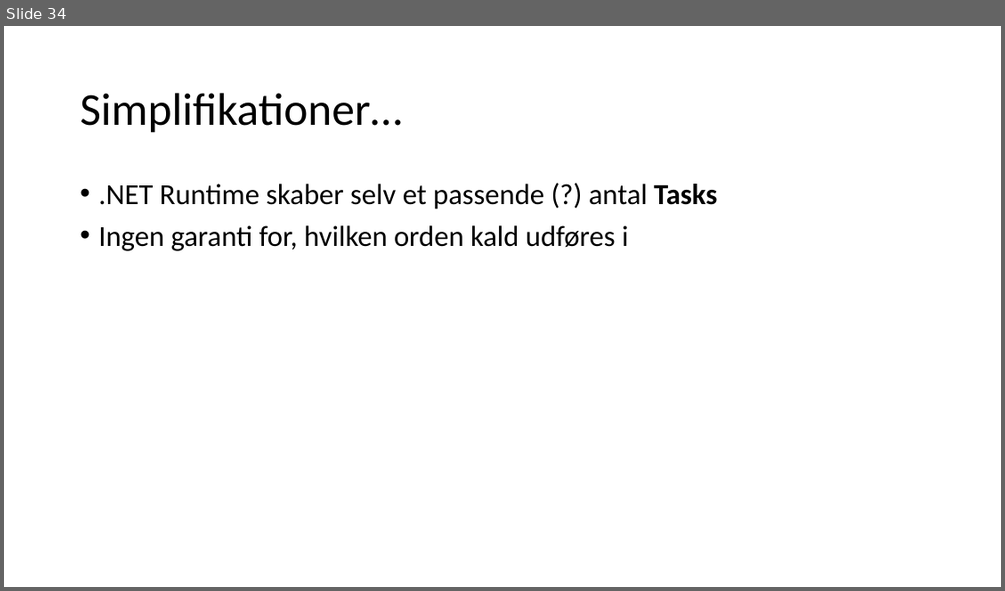
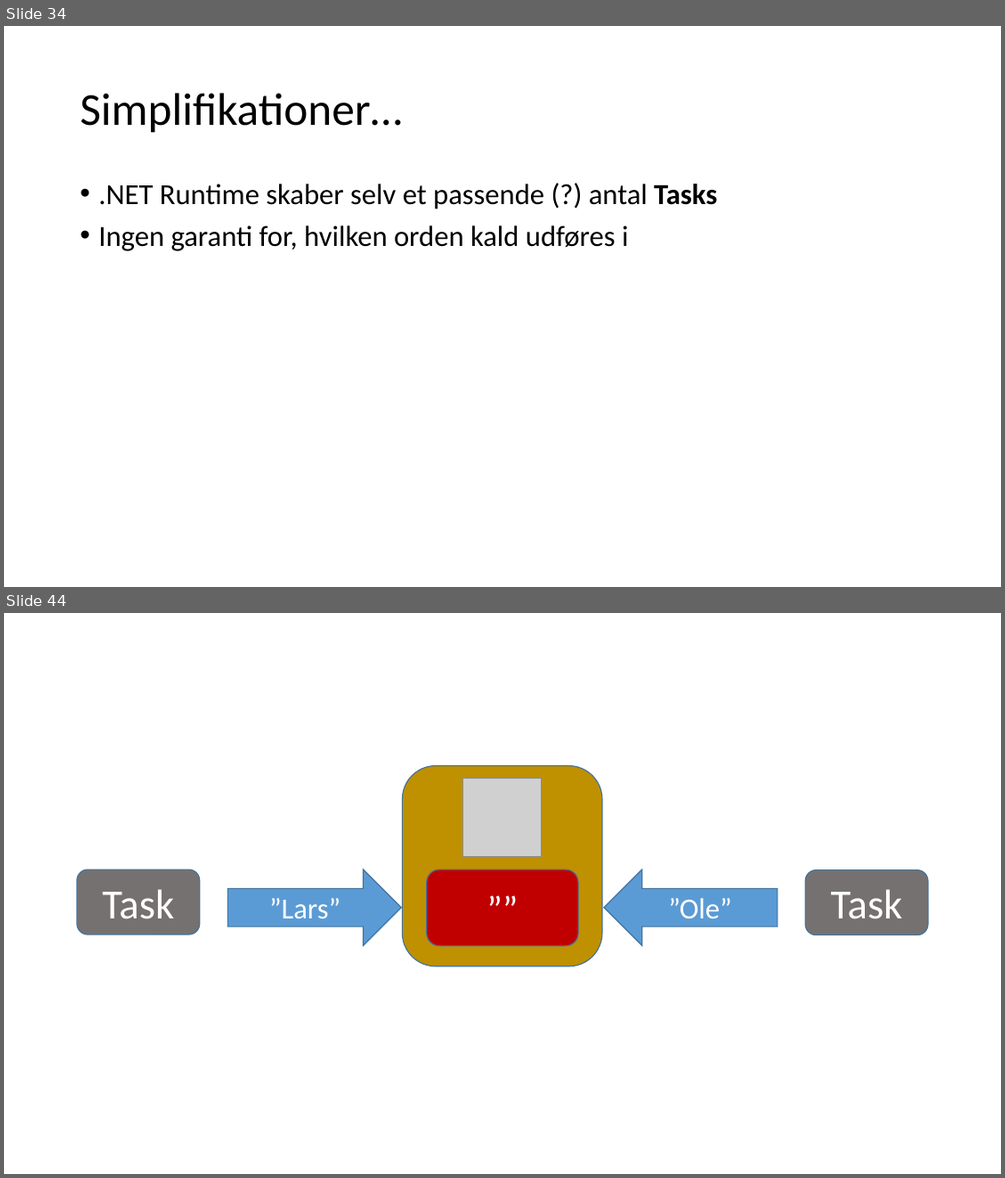
Before and after one commit to perl-easj/Teaching-materials, a slide deck: CSharpProgramming/Presentations/Tasks.pptx. Shown one above the other, each under a label of ours: slide 34 before the commit, slides 34 and 44 after it; the slides between them are not shown. The pictures are 1005x591 and 1005x1178 pixels, drawn with LibreOffice and Linux fonts; fonts in the diff are those of the drawing; grey boxes stand for pictures. Boxes give left, top, right and bottom in pixels: in the first picture for what was removed or moved away, otherwise in the second. Text is boxed around its words. In the diff, an @@ line names an element or a change of style, - is before the commit and + after.

```diff
--- a/CSharpProgramming/Presentations/Tasks.pptx
+++ b/CSharpProgramming/Presentations/Tasks.pptx
@@ slide 44 added at bbox=[4, 613, 1001, 1174], background #FFFFFF @@
@@ rounded rectangle added at bbox=[403, 765, 602, 966], fill #BF9000, outline #43739E 1 pt @@
@@ picture added at bbox=[463, 779, 542, 857] @@
@@ rounded rectangle added at bbox=[77, 869, 200, 934], fill #767171, outline #43739E 1 pt, 40 pt, text #FFFFFF @@
+Task
@@ right arrow added at bbox=[227, 869, 401, 946], fill #5B9BD5, outline #43739E 1 pt, 28 pt, text #FFFFFF @@
+”Lars”
@@ rounded rectangle added at bbox=[427, 869, 578, 946], fill #C00000, outline #43739E 1 pt, 36 pt, text #FFFFFF @@
+””
@@ right arrow added at bbox=[604, 869, 777, 946], fill #5B9BD5, outline #43739E 1 pt, 28 pt, text #FFFFFF @@
+”Ole”
@@ rounded rectangle added at bbox=[806, 870, 928, 935], fill #767171, outline #43739E 1 pt, 40 pt, text #FFFFFF @@
+Task
```
Also in this commit, not shown: 14 other slides added, 2 other files.
